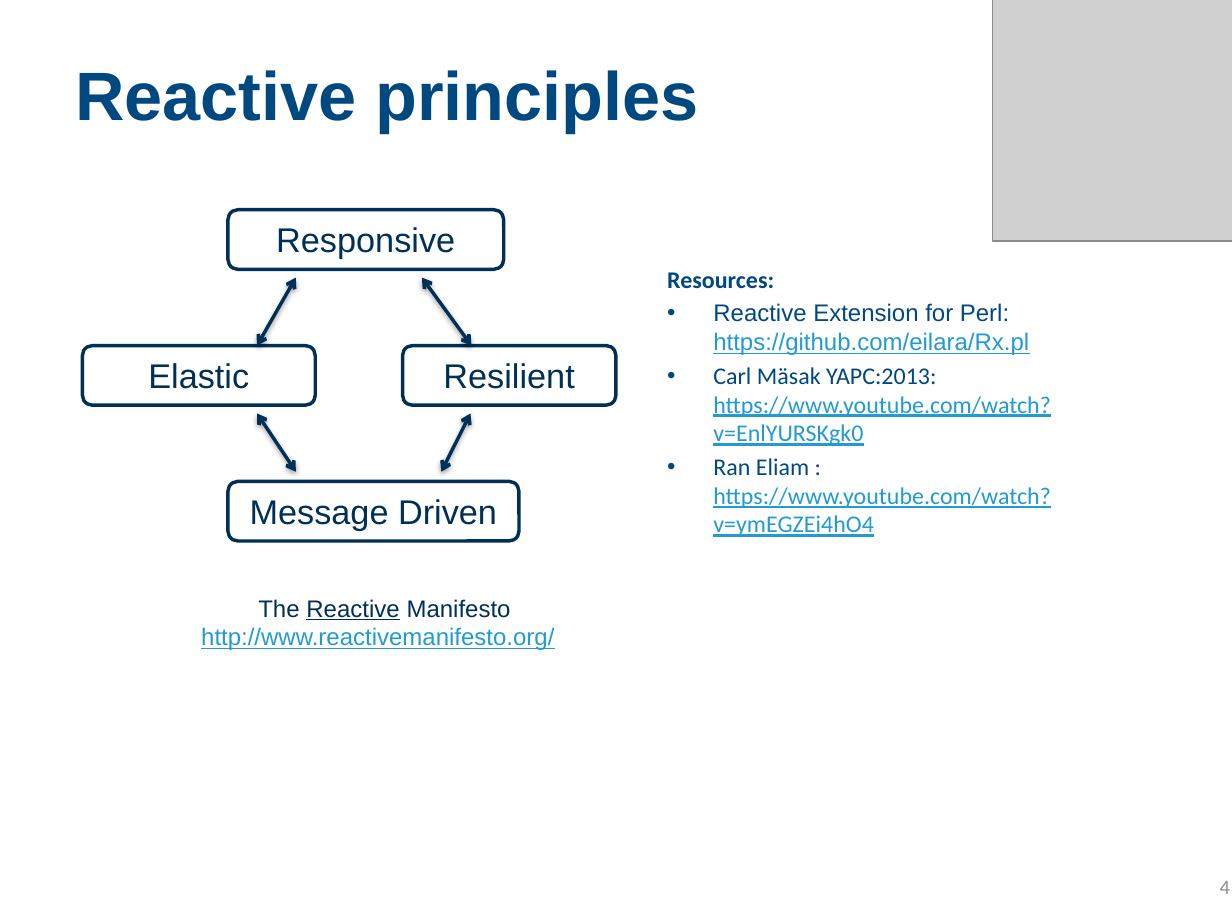
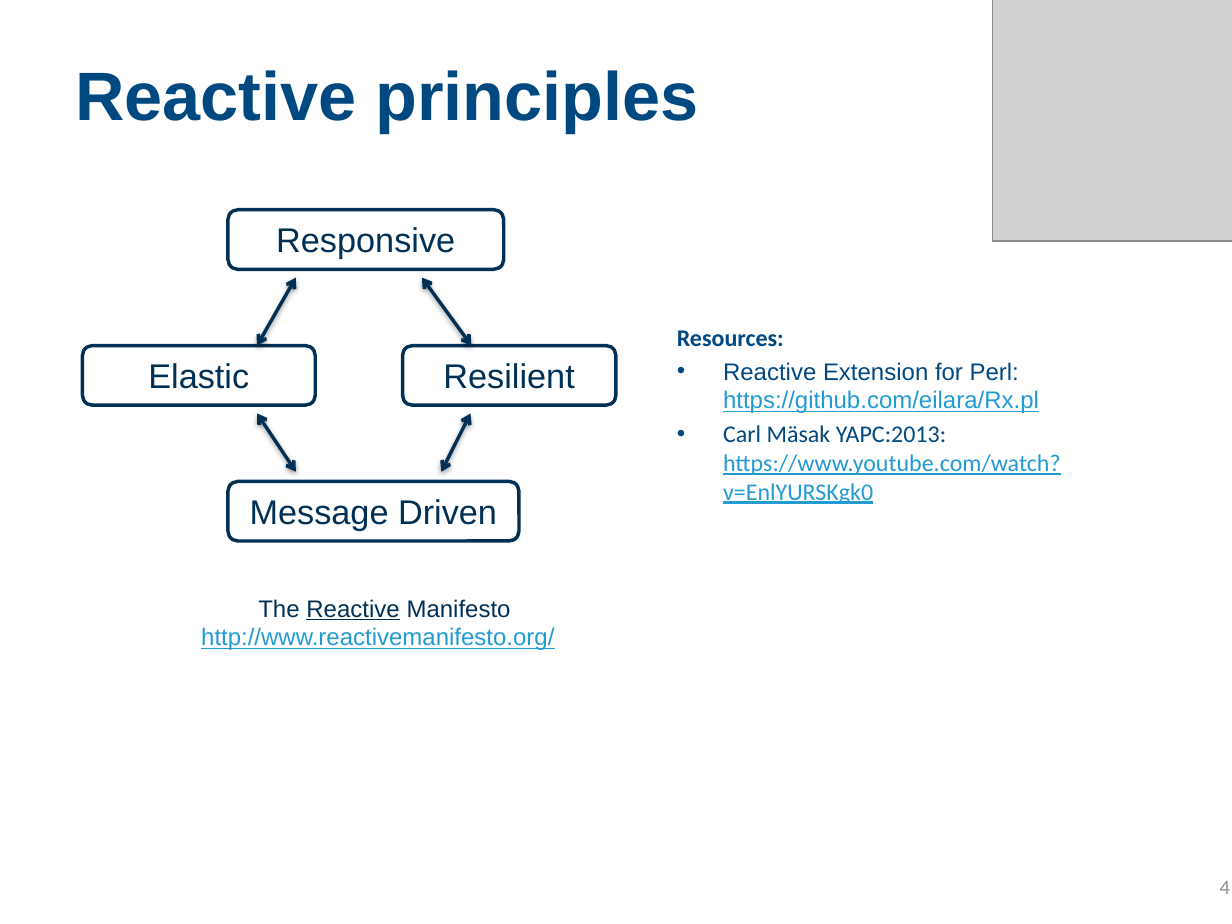
Before and after one commit to dortizesquivel/presentations, a slide deck: slide 4 of 09:2015 - YAPC /Omnia in 20 minutes.pptx. Drawn at 1232x924 pixels with LibreOffice and Linux fonts; fonts in the diff are those of the drawing; grey boxes stand for pictures; background and template pictures are left out. Boxes give left, top, right and bottom in pixels: in the first picture for what was removed or moved away, otherwise in the second. Text is boxed around its words. In the diff, an @@ line names an element or a change of style, - is before the commit and + after.

Commit message:
Add pdf YAPC 2015

```diff
--- a/09:2015 - YAPC /Omnia in 20 minutes.pptx
+++ b/09:2015 - YAPC /Omnia in 20 minutes.pptx
@@ text "Resources:": place and size @@
-text "Resources:" at bbox=[667, 272, 1051, 537]
+text "Resources:" at bbox=[677, 330, 1061, 504]
@@ text at bbox=[713, 458, 1051, 537]: paragraph removed @@
-• Ran Eliam : https://www.youtube.com/watch?v=ymEGZEi4hO4
```
Also in this commit, not shown: 5 other slides changed, 1 other file.
